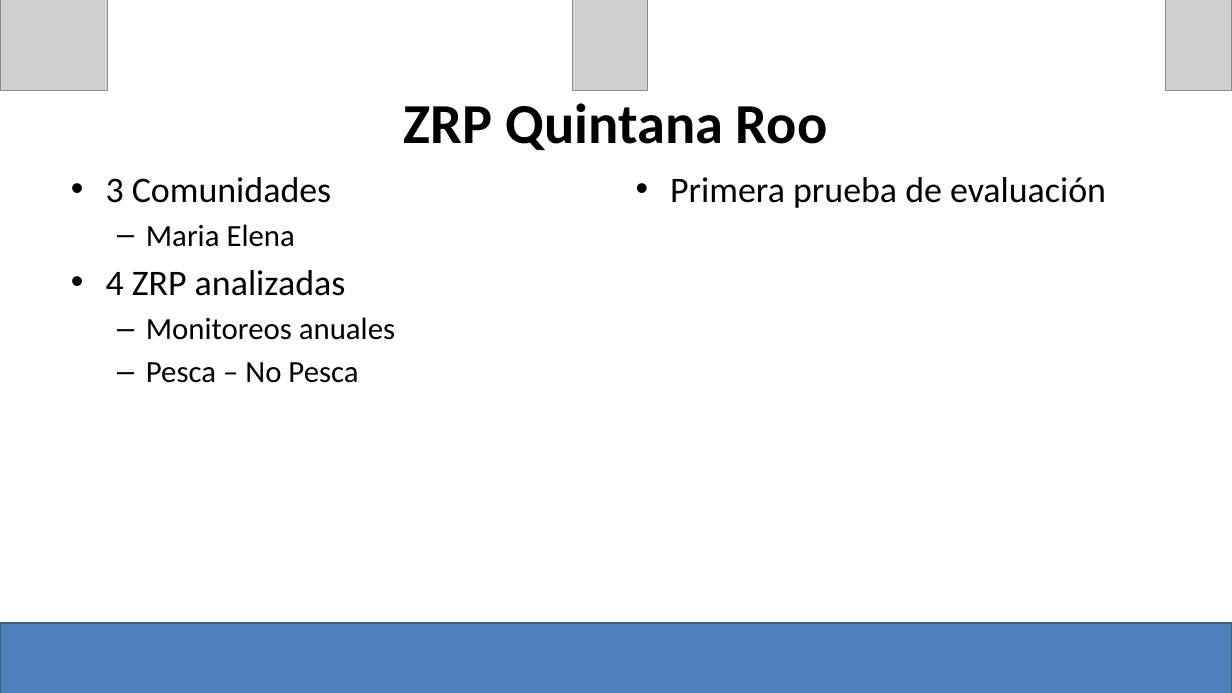
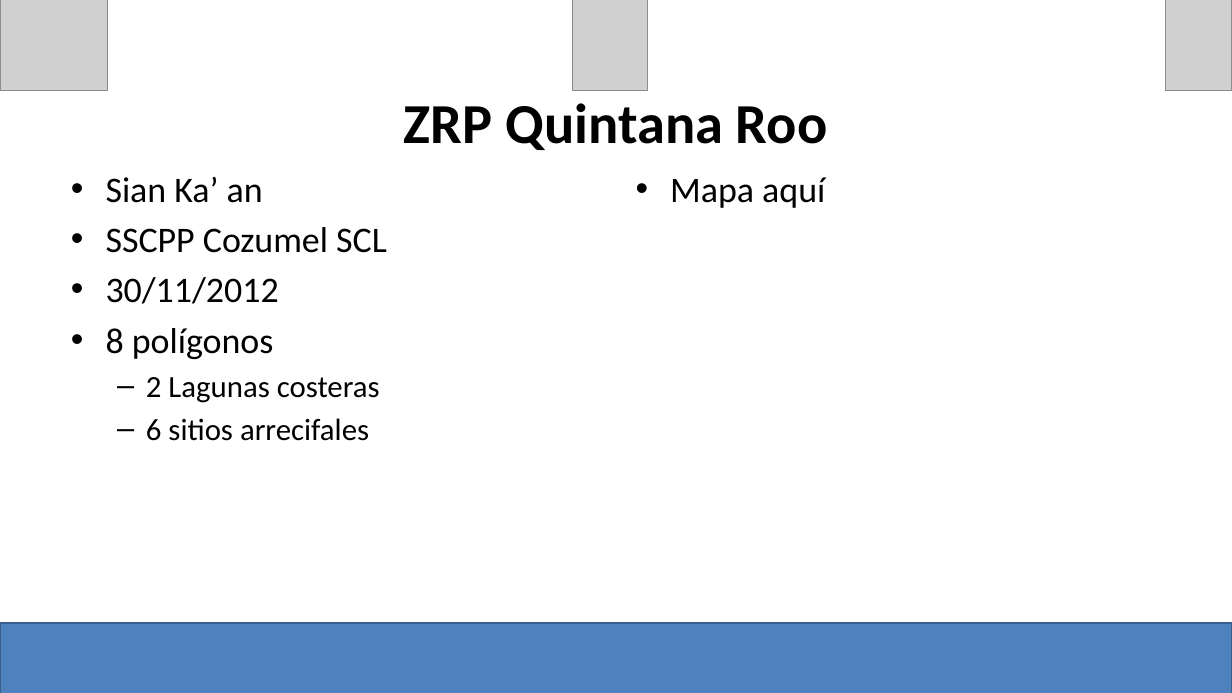
Before and after one commit to turfeffect/Docs, a slide deck: slide 11 of Presentations/Workshop in Mexico/Mexico Workshop.pptx. Drawn at 1232x693 pixels with LibreOffice and Linux fonts; fonts in the diff are those of the drawing; grey boxes stand for pictures. Boxes give left, top, right and bottom in pixels: in the first picture for what was removed or moved away, otherwise in the second. Text is boxed around its words. In the diff, an @@ line names an element or a change of style, - is before the commit and + after.

```diff
--- a/Presentations/Workshop in Mexico/Mexico Workshop.pptx
+++ b/Presentations/Workshop in Mexico/Mexico Workshop.pptx
@@ text at bbox=[106, 176, 387, 441]: text changed; size 24 to 28 pt @@
-• 3 Comunidades
-  – Maria Elena
-• 4 ZRP analizadas
-  – Monitoreos anuales
-  – Pesca – No Pesca
+• Sian Ka’ an
+• SSCPP Cozumel SCL
+• 30/11/2012
+• 8 polígonos
+  – 2 Lagunas costeras
+  – 6 sitios arrecifales
@@ text at bbox=[670, 177, 825, 208]: text changed @@
-• Primera prueba de evaluación
+• Mapa aquí
```
Also in this commit, not shown: 7 other slides changed, 4 slides added, 4 slides removed, 1 other file.
